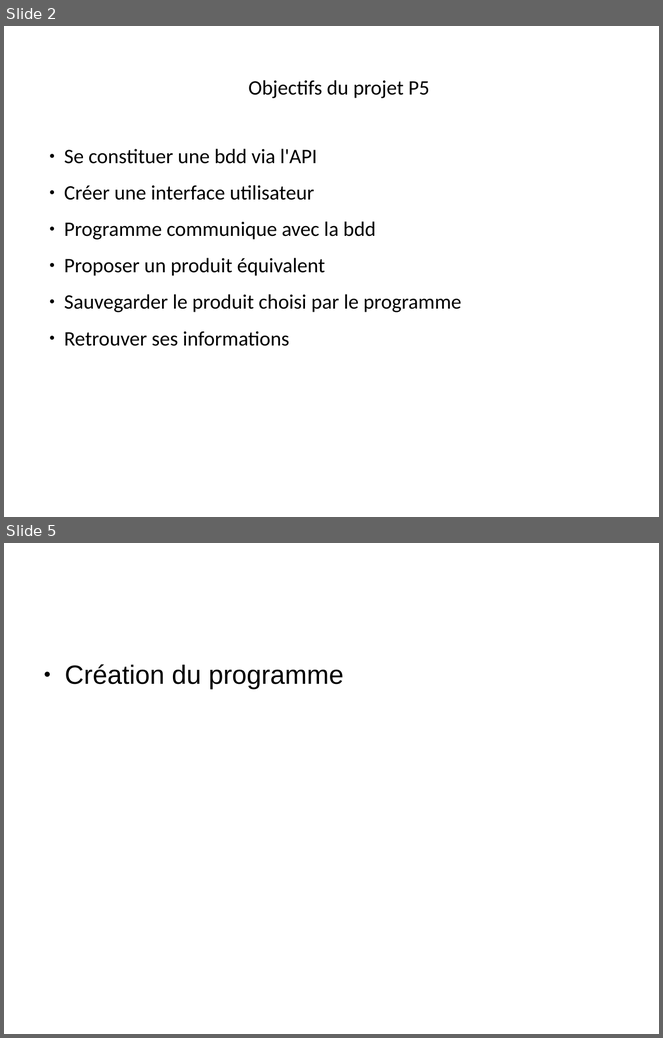
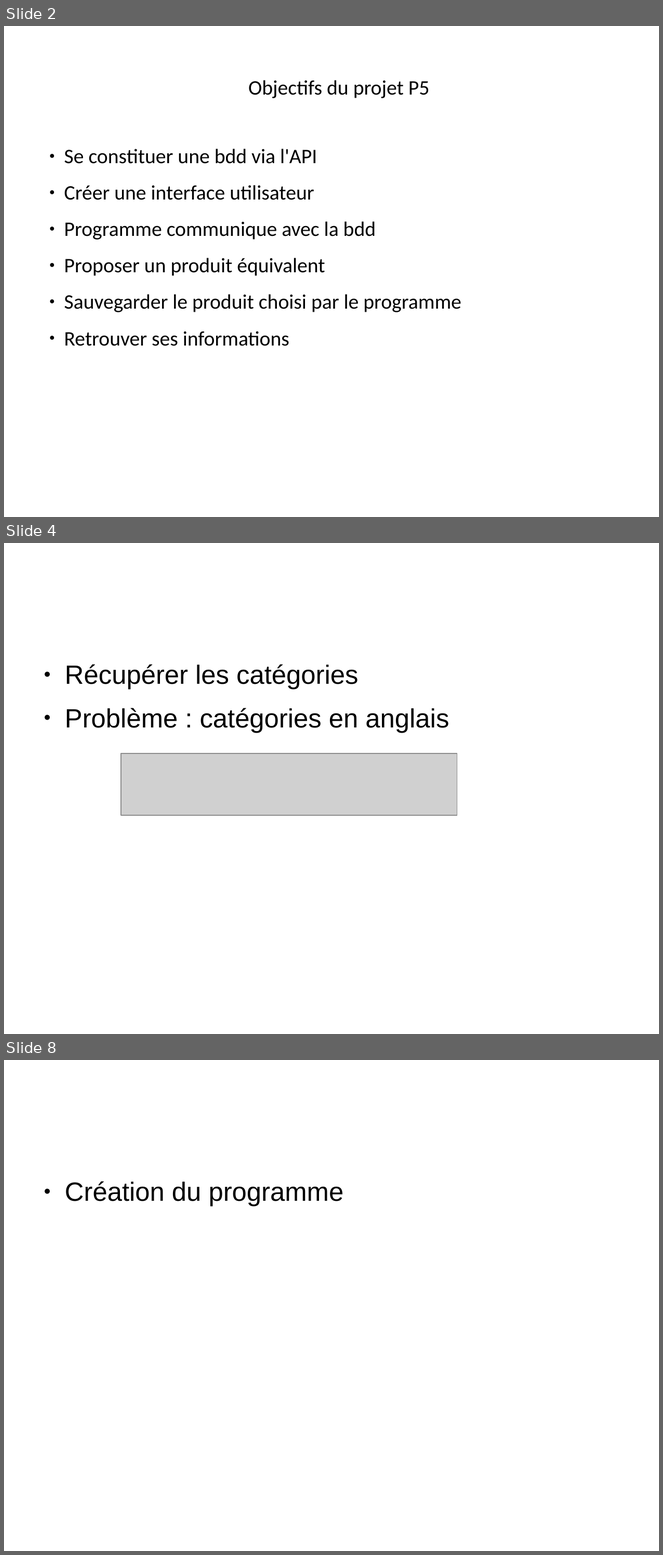
Before and after one commit to Hyperyon/p5-open-food-facts, a slide deck: docs/Présentation P5.odp. Shown one above the other, each under a label of ours: slides 2 and 5 before the commit, slides 2, 4 and 8 after it; the slides between them are not shown. The pictures are 663x1038 and 663x1555 pixels, drawn with LibreOffice and Linux fonts; fonts in the diff are those of the drawing; grey boxes stand for pictures. Boxes give left, top, right and bottom in pixels: in the first picture for what was removed or moved away, otherwise in the second. Text is boxed around its words. In the diff, an @@ line names an element or a change of style, - is before the commit and + after.

```diff
--- a/docs/Présentation P5.odp
+++ b/docs/Présentation P5.odp
@@ slide 4 added at (4,543,659,1034), background #FFFFFF @@
@@ text added at (65,664,449,733), 32 pt, text #000000 @@
+● Récupérer les catégories
+● Problème : catégories en anglais
@@ picture added at (121,754,457,815) @@
@@ what was slide 5 is now slide 8 @@
```
Also in this commit, not shown: 2 slides changed, 2 other slides added.
